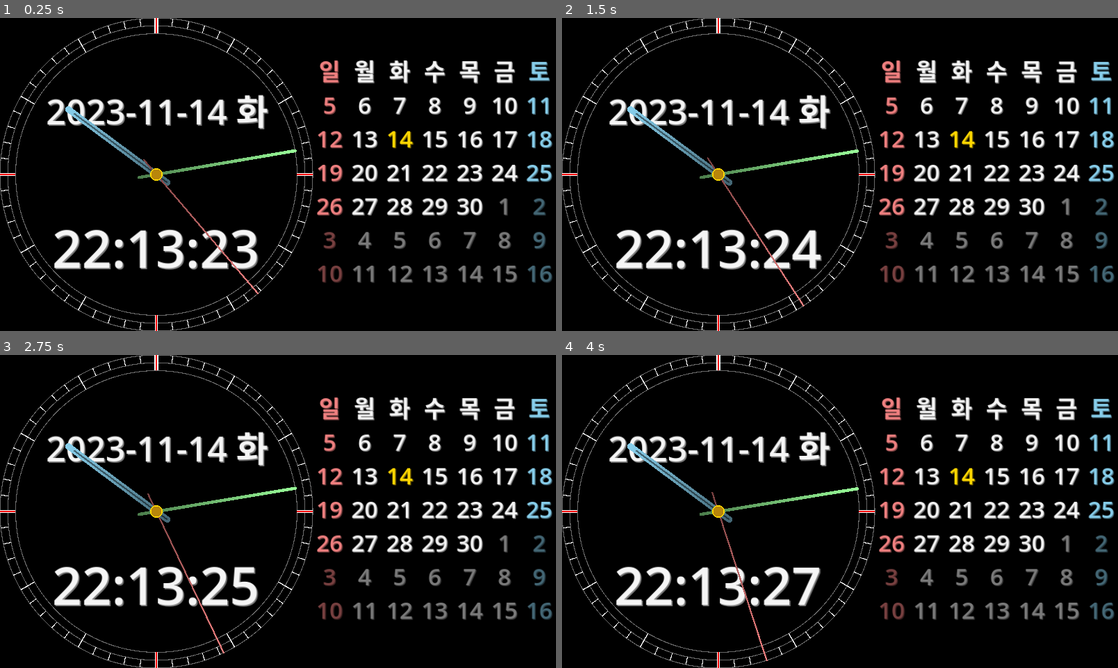
Above: before the commit, frames 1-4 (two rows, left to right).
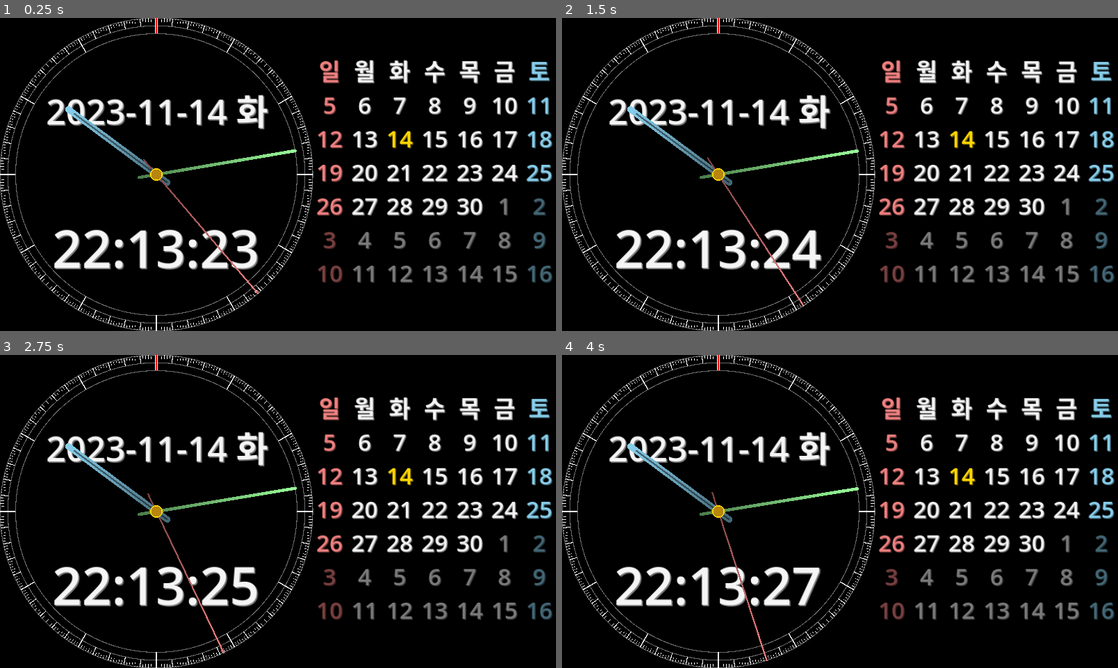
Above: after the commit, the same moments.

Repository: kasworld/gd4analogclockcal
Game: Godot game, scene res://main.tscn
Same seed, same stepped clock (60 frames per second), same inputs: the game is played once before the commit and once after it.
Inputs:
- Up to frame 1 (0.25 s): no input
- Up to frame 2 (1.5 s): no input
- Up to frame 3 (2.75 s): no input
- Up to frame 4 (4 s): no input

The runs differ from the first frame. In frame 1, 0.4% of the frame differs, in the area x 0-57%, y 0-100%; in frame 2, 0.3%; in frame 3, 0.4%; in frame 4, 0.4%.

Commit message:
deco clock

Diff:
--- a/analog_clock.gd
+++ b/analog_clock.gd
@@ -12,21 +12,23 @@
 	var vp_size = get_viewport_rect().size
 	clock_R = vp_size.y / 2
 
-	add_child(new_circle(clock_R, Color.DIM_GRAY, clock_R/200))
-	add_child(new_circle(clock_R-clock_R/20, Color.DIM_GRAY, clock_R/200))
-	add_child(new_circle(clock_R-clock_R/10, Color.DIM_GRAY, clock_R/200))
+	add_child( Global.new_circle(clock_R, Color.DIM_GRAY, clock_R/200))
+	add_child(Global.new_circle(clock_R-clock_R/20, Color.DIM_GRAY, clock_R/200))
+	add_child(Global.new_circle(clock_R-clock_R/10, Color.DIM_GRAY, clock_R/200))
 
-	for i in range(0,60):
+	for i in range(0,360):
 		if i == 0:
-			add_child( new_clock_face( Color.WHITE, minute2rad(i), clock_R/40, clock_R/10, 0  ) )
-			add_child( new_clock_face( Color.RED, minute2rad(i), clock_R/200, clock_R/10, 0  ) )
-		elif i % 15 ==0:
-			add_child( new_clock_face( Color.WHITE, minute2rad(i), clock_R/50, clock_R/10, 0  ) )
-			add_child( new_clock_face( Color.RED, minute2rad(i), clock_R/200, clock_R/10, 0  ) )
-		elif i % 5 == 0 :
-			add_child( new_clock_face( Color.WHITE, minute2rad(i), clock_R/150, clock_R/10, 0  ) )
+			add_child( new_clock_face( Color.WHITE, deg2rad(i), clock_R/50, clock_R/10, 0  ) )
+			add_child( new_clock_face( Color.RED, deg2rad(i), clock_R/200, clock_R/10, 0  ) )
+		elif i % 90 ==0:
+			add_child( new_clock_face( Color.WHITE, deg2rad(i), clock_R/100, clock_R/10, 0  ) )
+			add_child( new_clock_face( Color.RED, deg2rad(i), clock_R/300, clock_R/20, clock_R/20  ) )
+		elif i % 30 == 0 :
+			add_child( new_clock_face( Color.WHITE, deg2rad(i), clock_R/150, clock_R/10, 0  ) )
+		elif i % 6 == 0 :
+			add_child( new_clock_face( Color.WHITE, deg2rad(i), clock_R/200, clock_R/20, 0  ) )
 		else :
-			add_child( new_clock_face( Color.WHITE, minute2rad(i), clock_R/200, clock_R/20, 0  ) )
+			add_child( new_clock_face( Color.WHITE, deg2rad(i), clock_R/400, clock_R/40, 0  ) )
 
 	HourHand = clock_hand(Global.HandDict.hour)
 	add_child(HourHand)
@@ -37,9 +39,8 @@
 	SecondHand = clock_hand(Global.HandDict.second)
 	add_child(SecondHand)
 
-	add_child(new_circle_fill(clock_R/25, Color.GOLD))
-	add_child(new_circle_fill(clock_R/30, Color.DARK_GOLDENROD))
-
+	add_child(Global.new_circle_fill(clock_R/25, Color.GOLD))
+	add_child(Global.new_circle_fill(clock_R/30, Color.DARK_GOLDENROD))
 
 func new_clock_face(co :Color, rad :float, w , h, y ) -> Line2D:
 	var cr = Line2D.new()
@@ -66,25 +67,6 @@
 	cr.end_cap_mode = Line2D.LINE_CAP_ROUND
 	return cr
 
-func new_circle_fill(r,co) -> Polygon2D :
-	var rtn = Polygon2D.new()
-	var pv2a : PackedVector2Array = []
-	for i in 360 :
-		var v2 = Vector2(sin(i*2*PI/360)*r, cos(i*2*PI/360)*r)
-		pv2a.append(v2)
-	rtn.polygon = pv2a
-	rtn.color = co
-	return rtn
-
-func new_circle(r,co, w) -> Line2D :
-	var rtn = Line2D.new()
-	for i in 361 :
-		var v2 = Vector2(sin(i*2*PI/360)*r, cos(i*2*PI/360)*r)
-		rtn.add_point(v2)
-	rtn.default_color = co
-	rtn.width = w
-	return rtn
-
 # Called every frame. 'delta' is the elapsed time since the previous frame.
 func _process(_delta: float) -> void:
 	update_clock()
@@ -98,6 +80,9 @@
 	HourHand.rotation = hour2rad(timeNowDict["hour"]) + minute2rad(timeNowDict["minute"]) /12
 	HourHand2.rotation = HourHand.rotation
 
+func deg2rad(deg :float) ->float :
+	return deg * 2 * PI / 360
+
 func ms2rad(ms) -> float:
 	return 2.0*PI/60*ms
 
--- a/global.gd
+++ b/global.gd
@@ -47,3 +47,22 @@
 func set_font_color_shasow(o, co, shco):
 	o.add_theme_color_override("font_color", co )
 	o.add_theme_color_override("font_shadow_color", shco )
+
+func new_circle_fill(r,co) -> Polygon2D :
+	var rtn = Polygon2D.new()
+	var pv2a : PackedVector2Array = []
+	for i in 360 :
+		var v2 = Vector2(sin(i*2*PI/360)*r, cos(i*2*PI/360)*r)
+		pv2a.append(v2)
+	rtn.polygon = pv2a
+	rtn.color = co
+	return rtn
+
+func new_circle(r,co, w) -> Line2D :
+	var rtn = Line2D.new()
+	for i in 361 :
+		var v2 = Vector2(sin(i*2*PI/360)*r, cos(i*2*PI/360)*r)
+		rtn.add_point(v2)
+	rtn.default_color = co
+	rtn.width = w
+	return rtn
